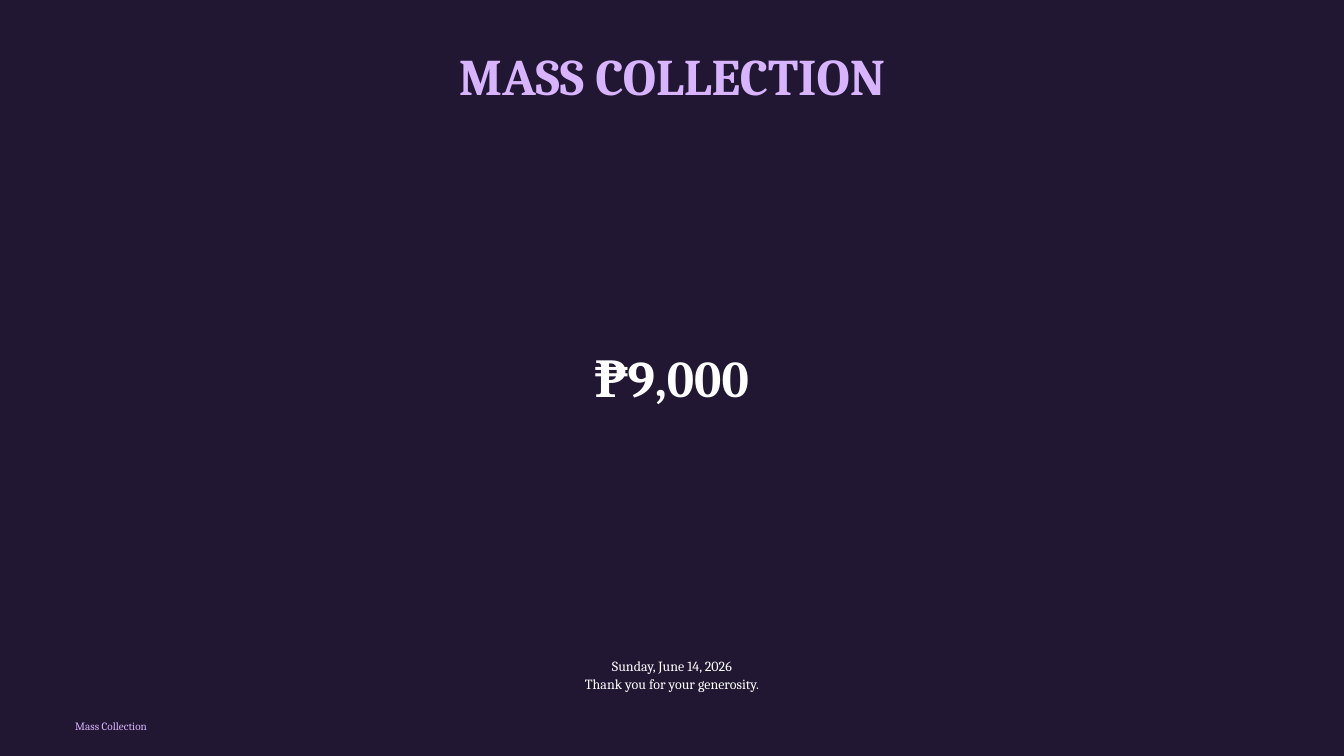
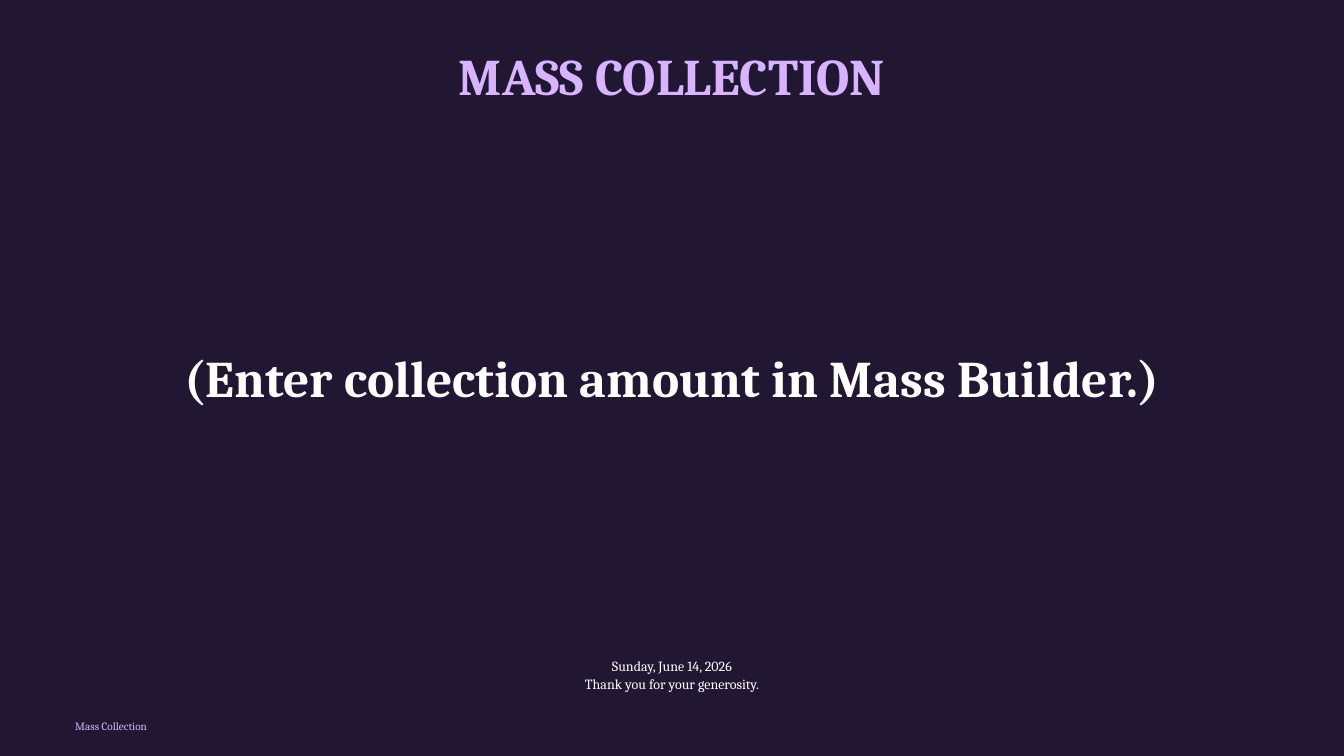
Before and after one commit to divinogabriel9/verbum, a slide deck: slide 64 of outputs/GFCC21Jun2026_12thSundayinOrdinaryTime.pptx (slide 68 before the commit). Drawn at 1344x756 pixels with LibreOffice and Linux fonts; fonts in the diff are those of the drawing. Boxes give left, top, right and bottom in pixels: in the first picture for what was removed or moved away, otherwise in the second. Text is boxed around its words. In the diff, an @@ line names an element or a change of style, - is before the commit and + after.

```diff
--- a/outputs/GFCC21Jun2026_12thSundayinOrdinaryTime.pptx
+++ b/outputs/GFCC21Jun2026_12thSundayinOrdinaryTime.pptx
@@ text at [185,359,1159,406]: text changed @@
-₱9,000
+(Enter collection amount in Mass Builder.)
```
Also in this commit, not shown: 9 other slides changed, 1 slide added, 6 slides removed, 12 other files.
